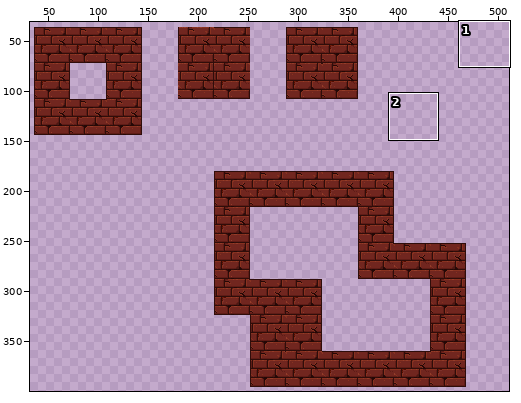
One commit to this pixel-art file: sprites/gameplay/brick-tileset.aseprite. The first picture is a wide view before the edit; the outline marks the close-up.
Close-up. The starting point:
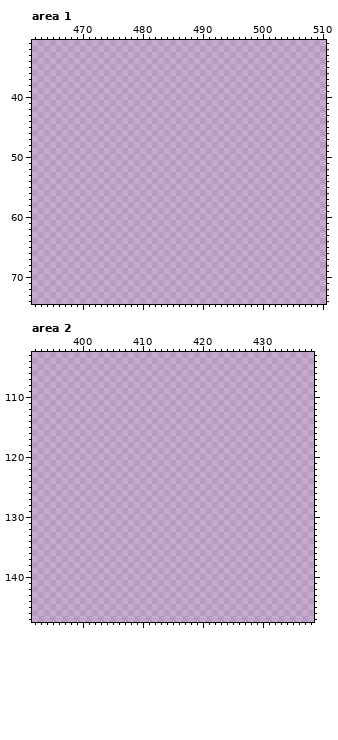
640x480 pixels, 1 frame. Colours within 5 levels of each other are drawn and written as one. Shown: area 1: x 462..510, y 31..74; area 2: x 392..438, y 103..147. The wide view leaves out empty margins. The commit also changed other parts of the picture, which this record leaves out.
New version:
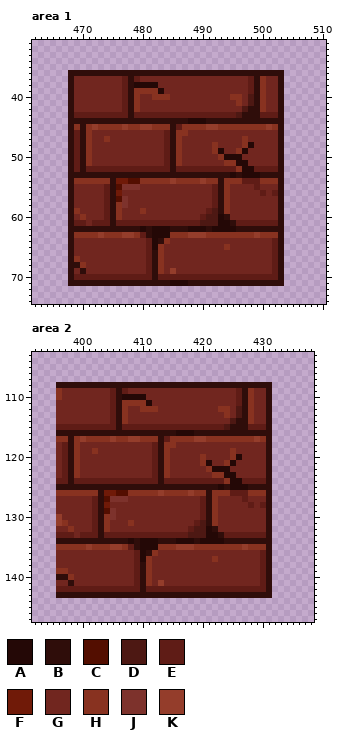
Palette (. is transparent): A #240806  B #2f0d0a  C #530e00  D #4d1813  E #5f1c16  F #701a08  G #71261f  H #883220  J #7d322c  K #943d2b
Diff:
Changed rows in their new state; - is an unchanged pixel.
Area 1, layer "Tilemap 1":
first column x 468:
36 BBBBBBBBBBBBBBBBBBBBBBBBBBBBBBBBBBBB
37 BGGGGGGGGEBEGGGGGGGGGGGGGGGGGGEBHGGB
38 BGGGGGGGGEBAAAAGGGGGGGGGGGGGGGEBHGGB
39 BGGGGGGGGEBHHHHAGGGGGGGGGGGGGGEBHGGB
40 BGGGGGGGGEBHGGHHHGGGGGGGGGGHHGDBHGGB
41 BGGGGGGGGEBHGGGGGGGGGGGGGGGGHGDBHGGB
42 BGGGGGGGGEBHGGGGGGGGGGGGGGGGGDBBHGGB
43 BEEEEEEEEEBEEEEEEEEEEEEEEEEEDBBBEEEB
44 BBBBBBBBBBBBBBBBBBBBAAABBBBBBBBBBBBB
45 BHBHKHHHHKHHKKHHHBEHHHHKKHHHHHHHHKHB
46 BEBHGGGGGGGGGGGGEBHHGGGGGGGGGGGGGGGB
47 BEBHGGHGGGGGGGGGEBHGGGGGGGGGGHGGGGGB
48 BEBHGGGGGGGGGGGGEBHGGGGGHGGGGHAGGGGB
49 BEBHGGGGGGGGGGGGEBHGGGGGHAGGHAGGGGGB
50 BEBHGGGGGGGGGGGGEBHGGGGGGHAAAGGGGGGB
51 BEBHGGGGGGGGGGGGEBHGGGGGGGHHAAGGGGGB
52 BEBEEEEEEEEEEEEEEBEEEEEEEEEEHAAEEEEB
53 BBBBBBBBBBBBBBBBBBBBBBBBBBBABAAABBBB
54 BHHHHHHBFFCCHHHHHKHHHHKHHBHHHEEEHHHB
55 BGGGGGEBCJJJGGGGGGGGGGGGEBHGGGGEGGGB
56 BGGGGGEBFGGGGGGGGGGGGGGGEBHGGGGGEGEB
57 BGGGGGEBCJGGGGGGGGGGGGGGEBHGGGGGGGGB
58 BGGGGGEBHJGGGGGGGGGGGGGGEBHGGGGGGGGB
59 BHGGGGEBHGGGHGGGGGGGGGGEDBHGGGGGGGGB
60 BGHGGGEBHGGGGGGGGGGGGGEDDABGGGGGGGGB
61 BEEGEEEBEEEEEEEEEEEEEEDDDAABEEEEEEEB
62 BBBBBBBBBBBBABAAABBBAAABAAAABBBBBBBB
63 BHHHHKHHHKKHEBAAAHHHKKKHHHHHHHHKHHHB
64 BGGGGGGGGGGGGEABHGGGGGGGGGGGGGGGGGEB
65 BGGGGGGGGGGGGEAHGGGGGGGGGGHGGGGGGGEB
66 BGGGGGGGGGGGGEBHGGGGGGGGGGGGGGGGGGEB
67 BHGGGGGGGGGGGEBHGGGGGGGGGGGGGGGGGGEB
68 BBHGGGGGGGGGGEBHGGGGGGGGGGGGGGGGGGEB
69 BGBGGGGGGGGGGEBHGKGGGGGGGGGGGGGGGGEB
70 BEEEEEEEEEEEEEBEEEEEEEEEEEEEEEEEEEEB
71 BBBBBBBBBBBBBBBBBAAABBBBBBBBBBBBBBBB
Area 2, layer "Tilemap 1":
first column x 396:
108 BBBBBBBBBBBBBBBBBBBBBBBBBBBBBBBBBBBB
109 HGGGGGGGGEBEGGGGGGGGGGGGGGGGGGEBHGGB
110 HGGGGGGGGEBAAAAGGGGGGGGGGGGGGGEBHGGB
111 GGGGGGGGGEBHHHHAGGGGGGGGGGGGGGEBHGGB
112 GGGGGGGGGEBHGGHHHGGGGGGGGGGHHGDBHGGB
113 GGGGGGGGGEBHGGGGGGGGGGGGGGGGHGDBHGGB
114 GGGGGGGGGEBHGGGGGGGGGGGGGGGGGDBBHGGB
115 EEEEEEEEEEBEEEEEEEEEEEEEEEEEDBBBEEEB
116 BBBBBBBBBBBBBBBBBBBBAAABBBBBBBBBBBBB
117 HHBHKHHHHKHHKKHHHBEHHHHKKHHHHHHHHKHB
118 GEBHGGGGGGGGGGGGEBHHGGGGGGGGGGGGGGGB
119 GEBHGGHGGGGGGGGGEBHGGGGGGGGGGHGGGGGB
120 GEBHGGGGGGGGGGGGEBHGGGGGHGGGGHAGGGGB
121 GEBHGGGGGGGGGGGGEBHGGGGGHAGGHAGGGGGB
122 GEBHGGGGGGGGGGGGEBHGGGGGGHAAAGGGGGGB
123 GEBHGGGGGGGGGGGGEBHGGGGGGGHHAAGGGGGB
124 EEBEEEEEEEEEEEEEEBEEEEEEEEEEHAAEEEEB
125 BBBBBBBBBBBBBBBBBBBBBBBBBBBABAAABBBB
126 HHHHHHHBFFCCHHHHHKHHHHKHHBHHHEEEHHHB
127 GGGGGGEBCJJJGGGGGGGGGGGGEBHGGGGEGGGB
128 GGGGGGEBFGGGGGGGGGGGGGGGEBHGGGGGEGEB
129 GGGGGGEBCJGGGGGGGGGGGGGGEBHGGGGGGGGB
130 KGGGGGEBHJGGGGGGGGGGGGGGEBHGGGGGGGGB
131 KHGGGGEBHGGGHGGGGGGGGGGEDBHGGGGGGGGB
132 GGHGGGEBHGGGGGGGGGGGGGEDDABGGGGGGGGB
133 EEEGEEEBEEEEEEEEEEEEEEDDDAABEEEEEEEB
134 BBBBBBBBBBBBABAAABBBAAABAAAABBBBBBBB
135 HHHHHKHHHKKHEBAAAHHHKKKHHHHHHHHKHHHB
136 GGGGGGGGGGGGGEABHGGGGGGGGGGGGGGGGGEB
137 GGGGGGGGGGGGGEAHGGGGGGGGGGHGGGGGGGEB
138 GGGGGGGGGGGGGEBHGGGGGGGGGGGGGGGGGGEB
139 HHGGGGGGGGGGGEBHGGGGGGGGGGGGGGGGGGEB
140 BBHGGGGGGGGGGEBHGGGGGGGGGGGGGGGGGGEB
141 GGBGGGGGGGGGGEBHGKGGGGGGGGGGGGGGGGEB
142 EEEEEEEEEEEEEEBEEEEEEEEEEEEEEEEEEEEB
143 BBBBBBBBBBBBBBBBBBBBBBBBBBBBBBBBBBBB
Changed places in both close-ups, as pixel boxes (x1, y1, x2, y2):
added: (68, 70, 284, 286)
added: (56, 382, 272, 598)
